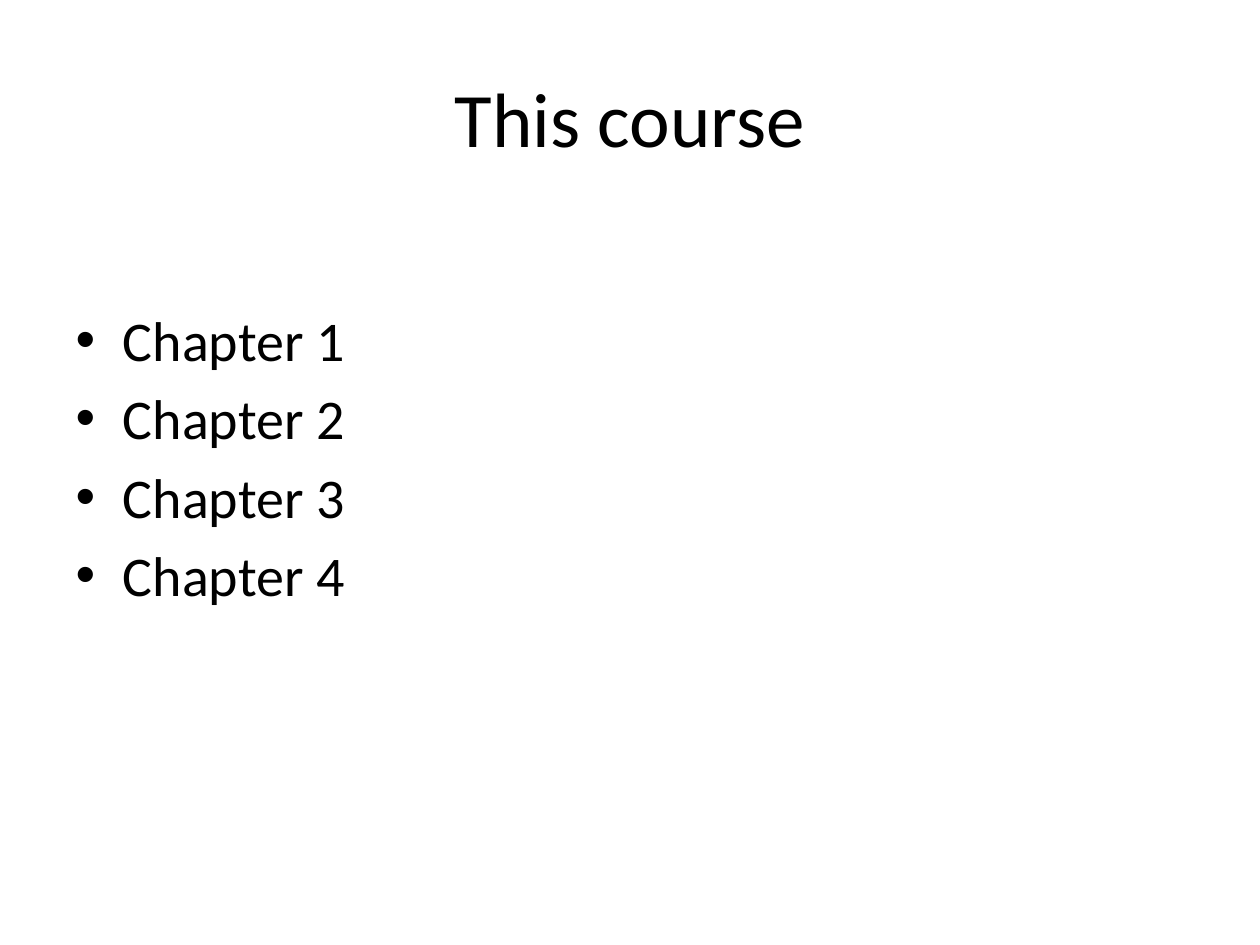
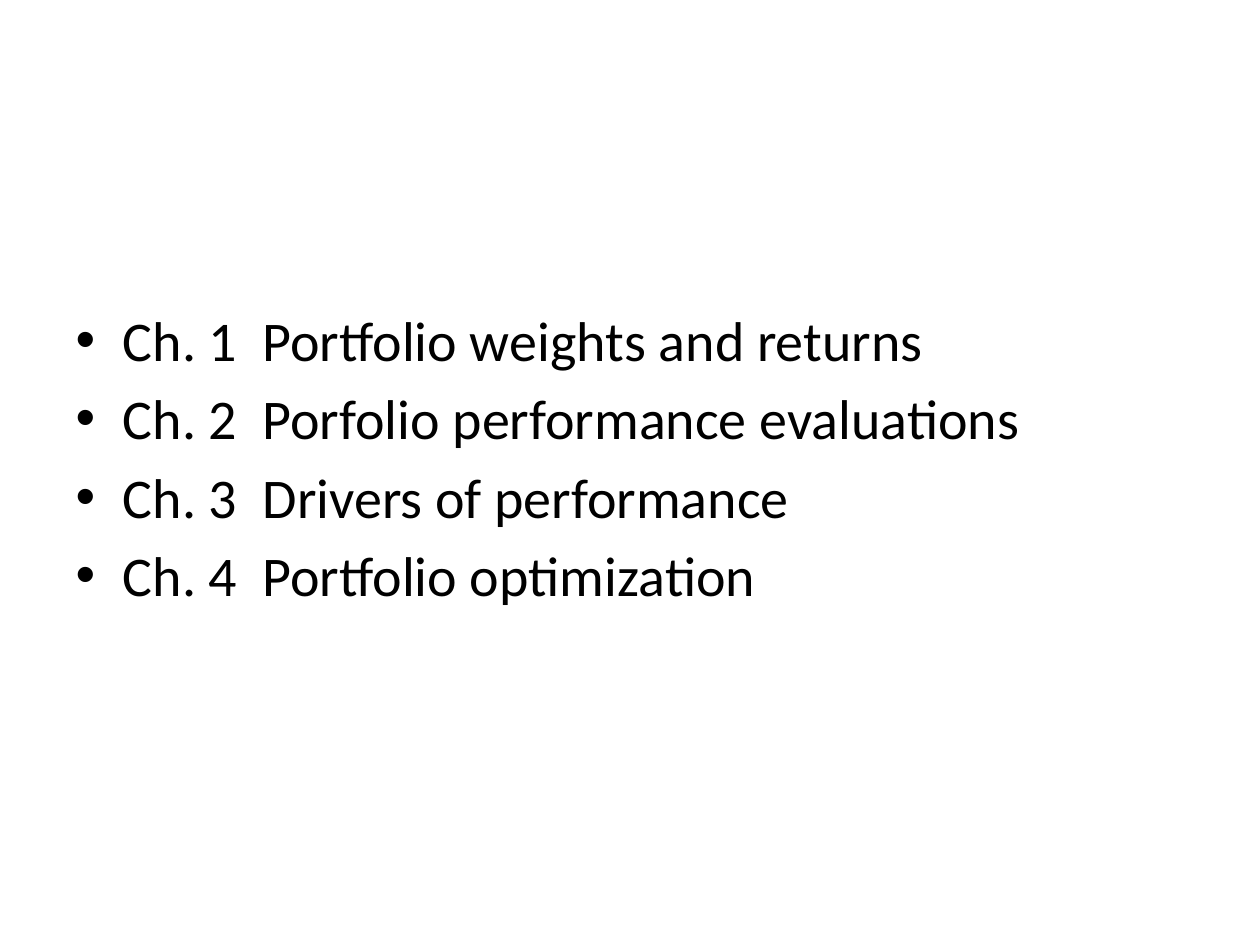
Before and after one commit to saciestudio/courses-intro-portfolio-analysis, a slide deck: slide 5 of scripts/Chapter1.pptx (slide 7 before the commit). Drawn at 1260x945 pixels with LibreOffice and Linux fonts; fonts in the diff are those of the drawing. Boxes give left, top, right and bottom in pixels: in the first picture for what was removed or moved away, otherwise in the second. Text is boxed around its words. In the diff, an @@ line names an element or a change of style, - is before the commit and + after.

```diff
--- a/scripts/Chapter1.pptx
+++ b/scripts/Chapter1.pptx
@@ title removed at [455, 93, 805, 148] @@
-This course
@@ text at [123, 322, 1019, 605]: text changed @@
-• Chapter 1
-• Chapter 2
-• Chapter 3
-• Chapter 4
+• Ch. 1 Portfolio weights and returns
+• Ch. 2 Porfolio performance evaluations
+• Ch. 3 Drivers of performance
+• Ch. 4 Portfolio optimization
```
Also in this commit, not shown: 6 other slides changed, 12 slides added, 17 slides removed, 1 other file.
